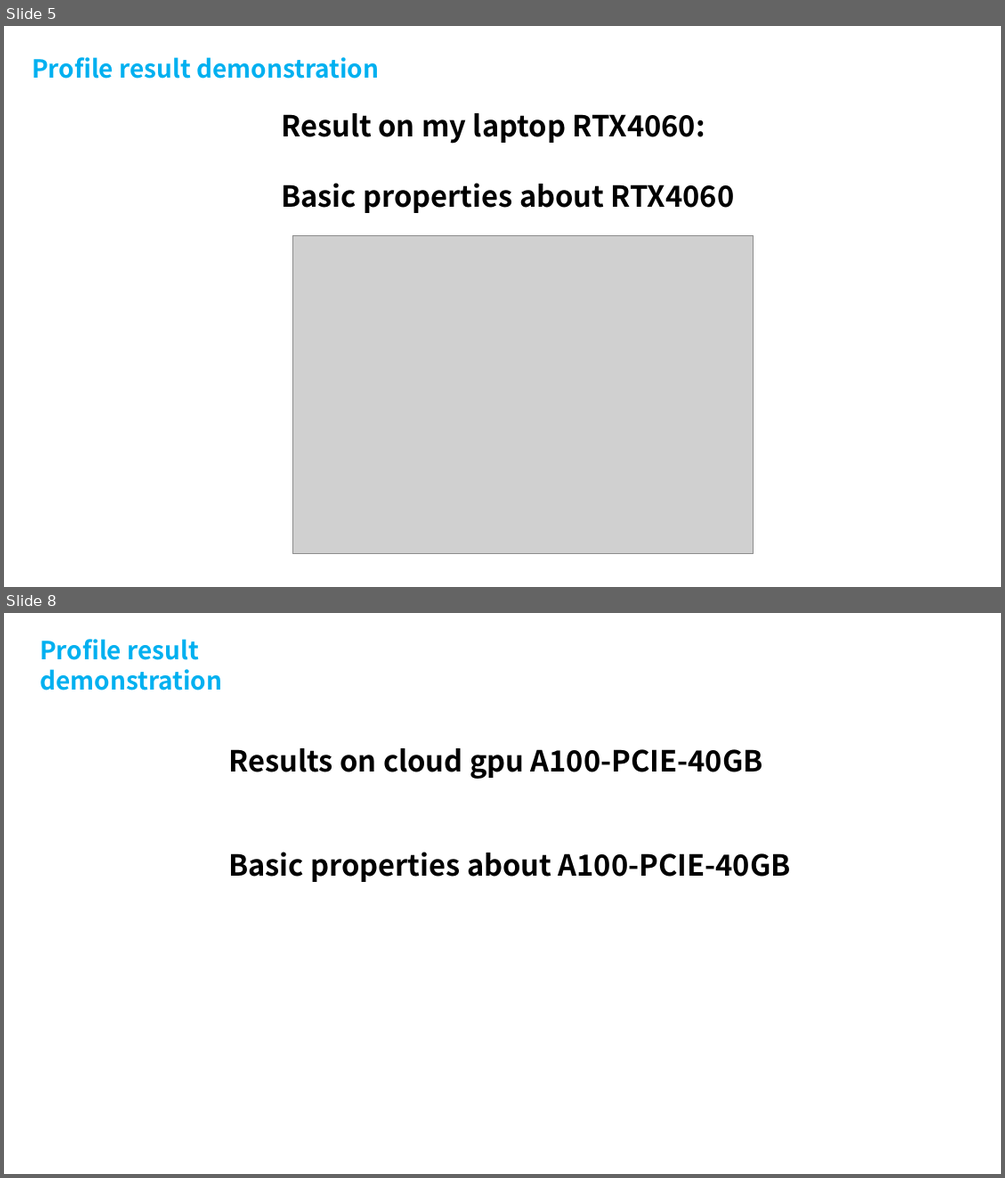
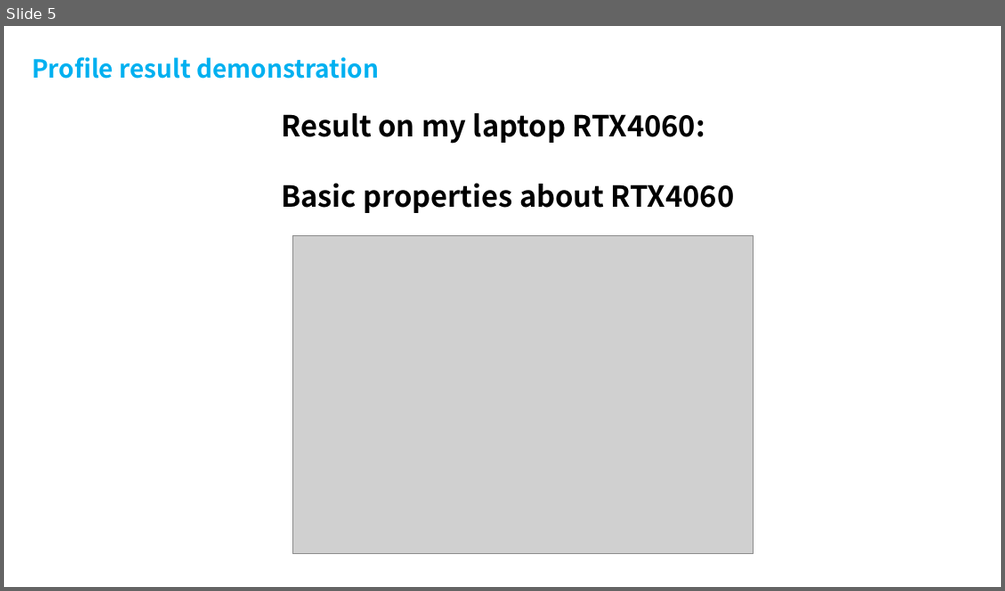
Before and after one commit to InhabitancyCocoon/feather_gemm, a slide deck: docs/presentation.pptx. Shown one above the other, each under a label of ours: slides 5 and 8 before the commit, slide 5 after it; the slides between them are not shown. The pictures are 1005x1178 and 1005x591 pixels, drawn with LibreOffice and Linux fonts; fonts in the diff are those of the drawing; grey boxes stand for pictures. Boxes give left, top, right and bottom in pixels: in the first picture for what was removed or moved away, otherwise in the second. Text is boxed around its words. In the diff, an @@ line names an element or a change of style, - is before the commit and + after.

```diff
--- a/docs/presentation.pptx
+++ b/docs/presentation.pptx
@@ slide 8 removed at (x1=4, y1=613, x2=1001, y2=1174), background #FFFFFF @@
@@ text removed at (x1=40, y1=639, x2=222, y2=690) @@
-Profile result demonstration
@@ text removed at (x1=228, y1=748, x2=791, y2=882) @@
-Results on cloud gpu A100-PCIE-40GB
-Basic properties about A100-PCIE-40GB
```
Also in this commit, not shown: 6 slides changed, 41 slides added, 4 other slides removed.
